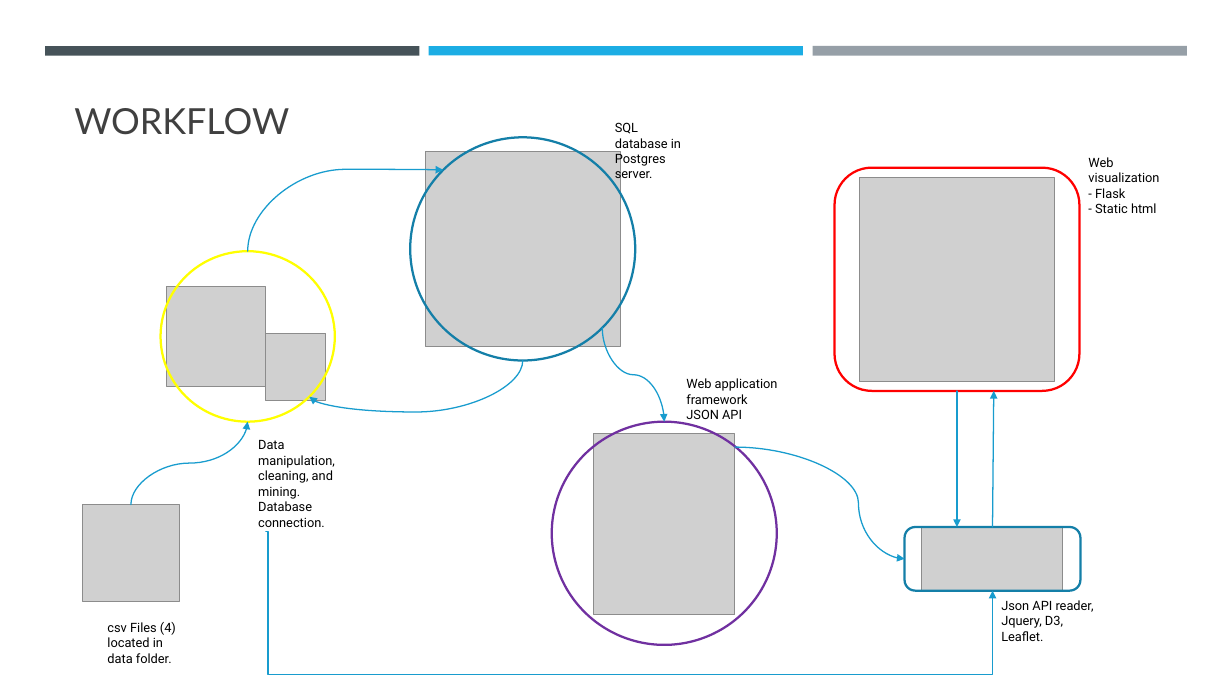
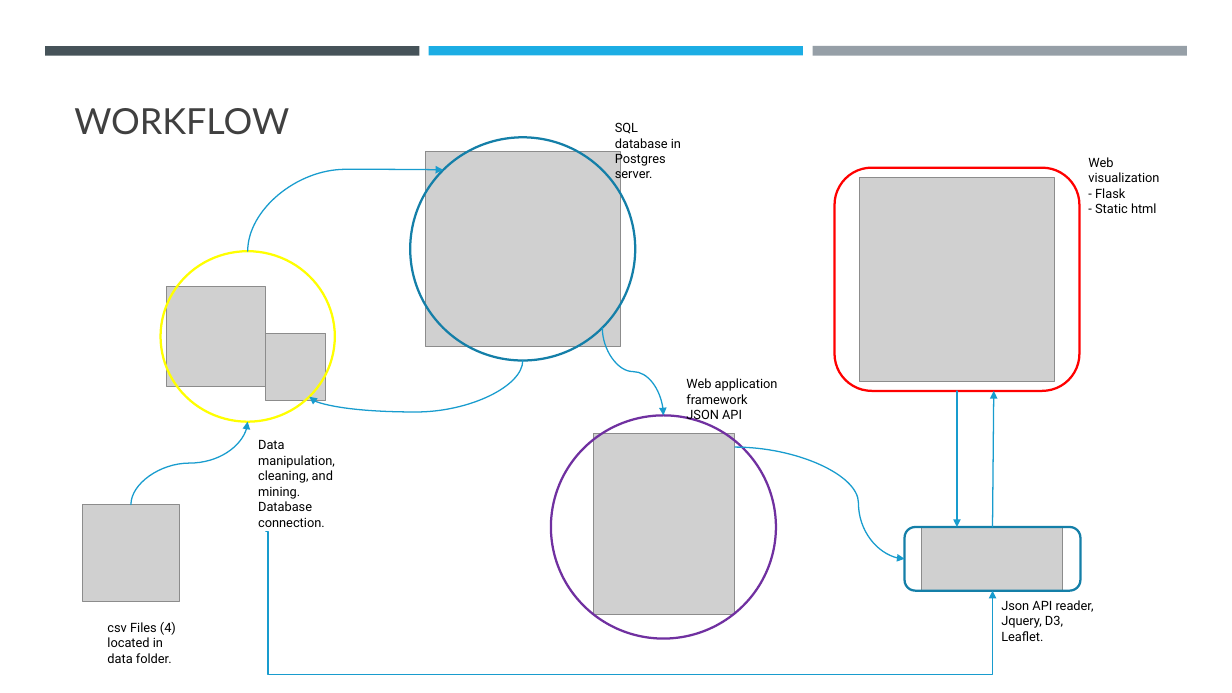
Before and after one commit to j1-aggie/Beers-of-the-USA, a slide deck: slide 4 of Beers of the USA.pptx. Drawn at 1232x693 pixels with LibreOffice and Linux fonts; fonts in the diff are those of the drawing; grey boxes stand for pictures. Boxes give left, top, right and bottom in pixels: in the first picture for what was removed or moved away, otherwise in the second. Text is boxed around its words. In the diff, an @@ line names an element or a change of style, - is before the commit and + after.

```diff
--- a/Beers of the USA.pptx
+++ b/Beers of the USA.pptx
@@ curved arrow moved from (603, 328) - (665, 421) to (603, 328) - (664, 416) @@
@@ ellipse: place and size @@
-ellipse at (552, 421, 777, 645)
+ellipse at (551, 416, 776, 640)
```
Also in this commit, not shown: 3 other files.
